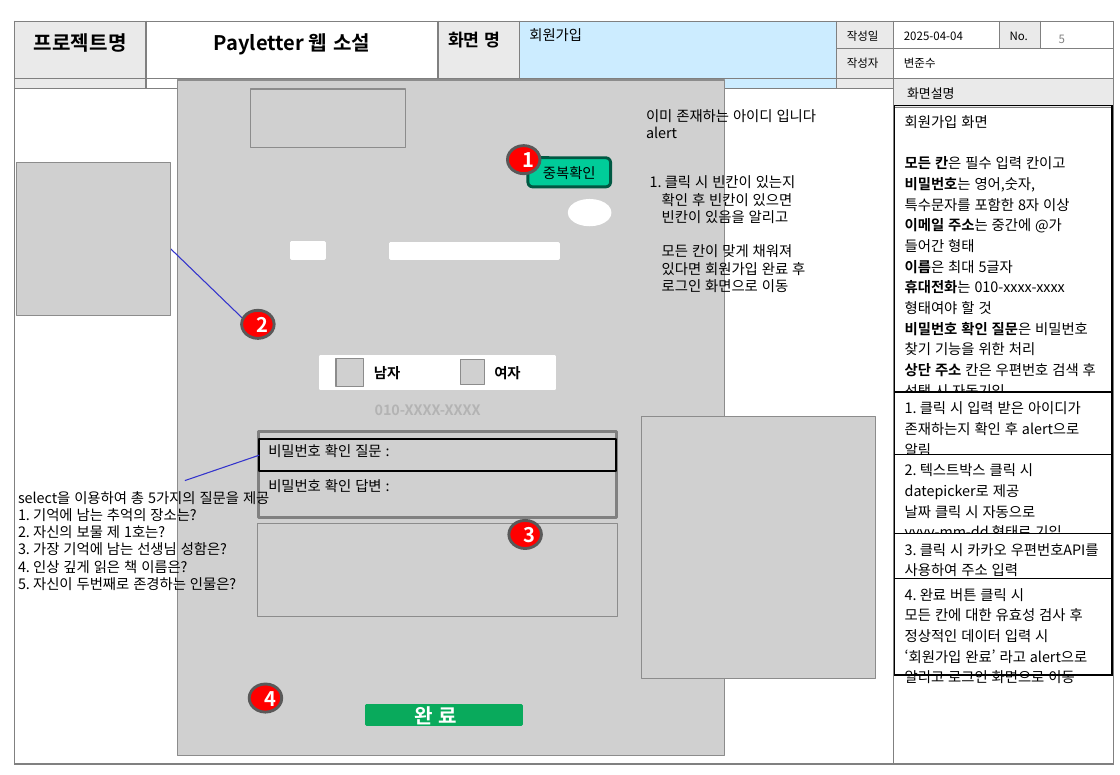
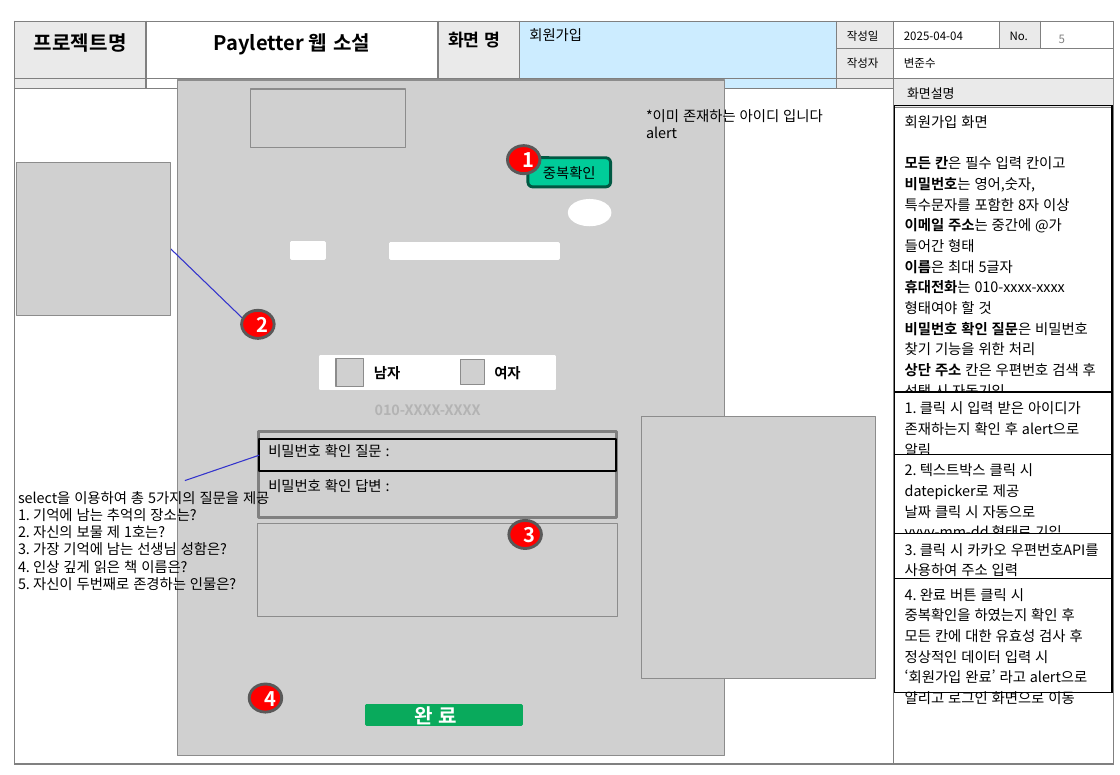
Before and after one commit to joons97/jsp_prj, a slide deck: slide 6 of 기획안_변준수.pptx. Drawn at 1120x775 pixels with LibreOffice and Linux fonts; fonts in the diff are those of the drawing; grey boxes stand for pictures. Boxes give left, top, right and bottom in pixels: in the first picture for what was removed or moved away, otherwise in the second. Text is boxed around its words. In the diff, an @@ line names an element or a change of style, - is before the commit and + after.

```diff
--- a/기획안_변준수.pptx
+++ b/기획안_변준수.pptx
@@ text at (646, 107, 823, 126): text changed @@
-이미 존재하는 아이디 입니다
+*이미 존재하는 아이디 입니다
@@ table at (895, 105, 1113, 708) @@
-row 5, column 1: 4. 완료 버튼 클릭 시 모든 칸에 대한 유효성 검사 후 정상적인 데이터 입력 시 ‘회원가입 완료’ 라고 alert으로 / 알리고 로그인 화면으로 이동
+row 5, column 1: 4. 완료 버튼 클릭 시 / 중복확인을 하였는지 확인 후 모든 칸에 대한 유효성 검사 후 정상적인 데이터 입력 시 ‘회원가입 완료’ 라고 alert으로 / 알리고 로그인 화면으로 이동
@@ text removed at (650, 173, 805, 296) @@
-1. 클릭 시 빈칸이 있는지
-확인 후 빈칸이 있으면
-빈칸이 있음을 알리고
-모든 칸이 맞게 채워져
-있다면 회원가입 완료 후
-로그인 화면으로 이동
```
Also in this commit, not shown: 13 other slides changed, 14 slides added, 3 slides removed.
